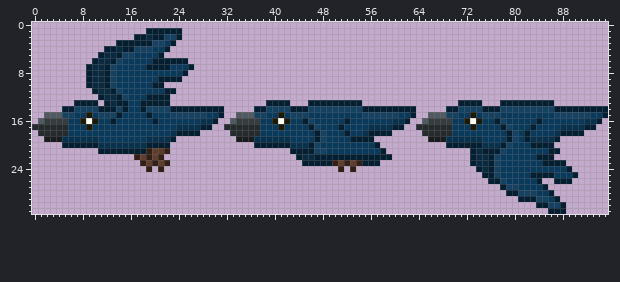
Two versions of one sprite sheet, Assets/Sprites/Level001/Bird.png. The picture above is the old version.
The file is 96x32 pixels. Colours within 5 levels of each other are drawn and written as one.
And afterwards:
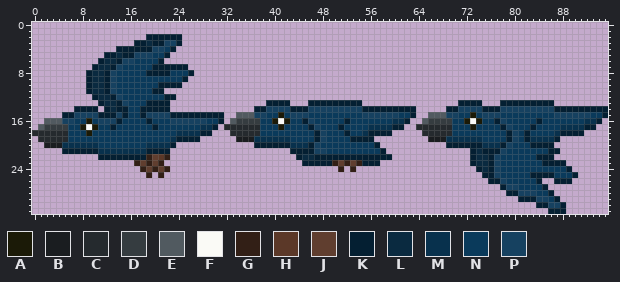
Palette (. is transparent): A #1b1a07  B #1a1d20  C #252a2e  D #353c40  E #515a60  F #fafaf6  G #321f16  H #5b3828  J #603e2f  K #041f32  L #0a2a40  M #08314d  N #0a3a5b  P #164160
From old to new:
Changed rows in their new state; - is an unchanged pixel.
first column x 0:
 1 -------------------......-------
 2 -----------------..K--KK--------
 3 --------------...--LKKPPK-------
 4 ------------..K--KKKPPNK--------
 5 -----------.KKLKKPPP-NK---------
 6 ----------.K-LKPP---N-....------
 7 ---------.K-LKP----N---KKK.-----
 8 -------------------KKKK--NK-----
 9 ---------------------NNNNK------
10 --------------------N-KKK-------
11 ---------KL-KPN-----KK..--------
12 ----------KL-KPN---NNN-K--------
13 -------....KL--P--N-------------
14 -----..KKKK.-LK----KKKK.........
15 --...KKPPPPKKKPK--KPPPPKKKKKKKK-
16 -.EEEPP-NANPPPK----KN--PPPPPPNNK
17 .EDDDD--AFA--K------K---NNNNMMK-
18 C--------A-------------NMMMMKK--
19 -CCCCCNNNNN--------NNNNMKKKK----
20 --BBBMMMMMMNNNNNNNNMMMMK--------
21 -----KKKKKKMMMMMMMMKKKK---------
22 -----------KKKKKKKK--HG---------
23 -----------------GJGJG.---------
24 ------------------GJGJG---------
25 -------------------G-G----------
